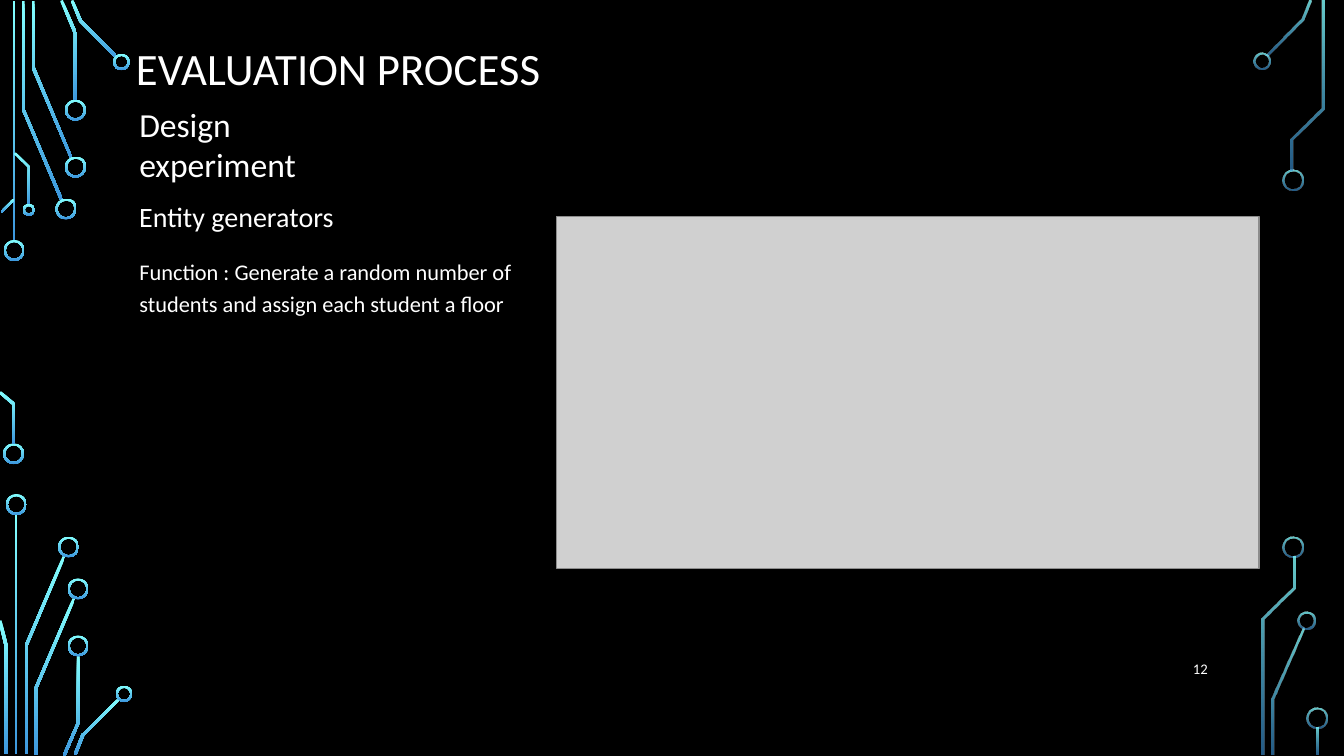
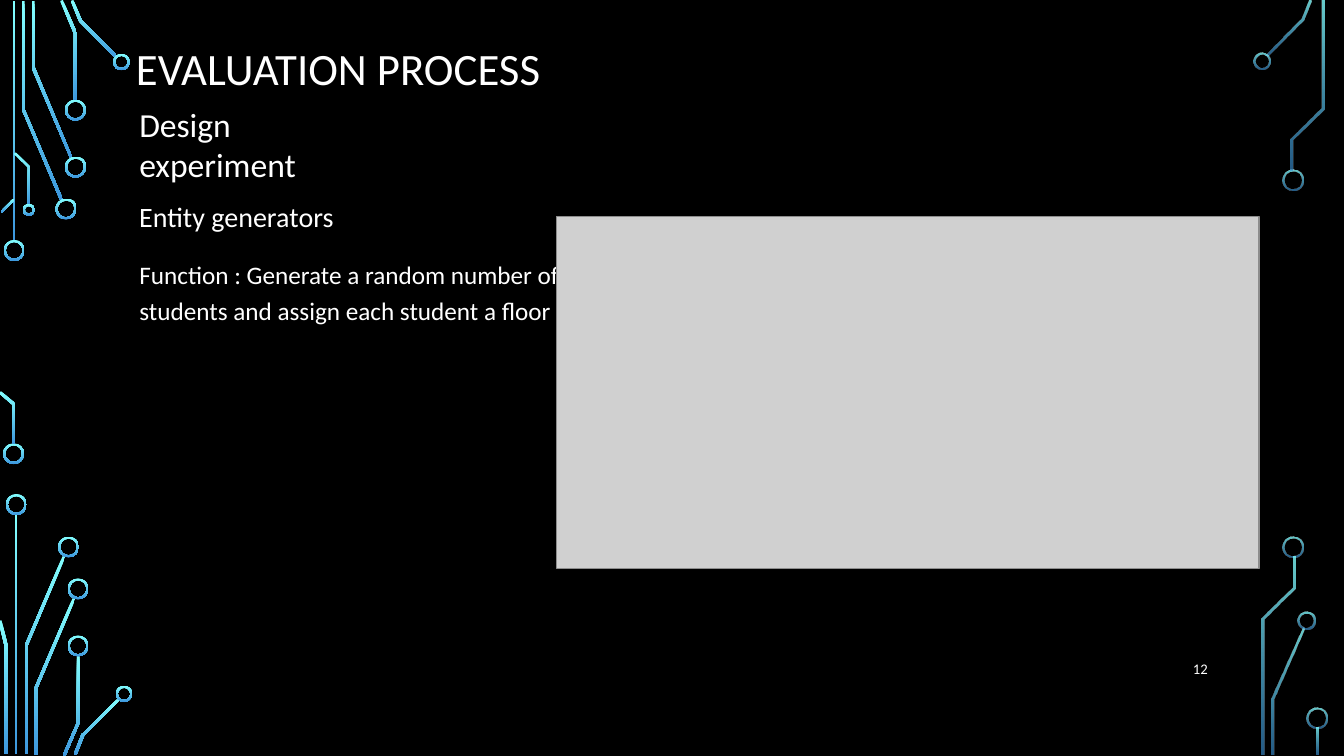
Before and after one commit to phangiaanh/Elevator-Simulation, a slide deck: slide 12 of SYSTEM PERFORMANCE EVALUATion.pptm. Drawn at 1344x756 pixels with LibreOffice and Linux fonts; fonts in the diff are those of the drawing; grey boxes stand for pictures; background and template pictures are left out. Boxes give left, top, right and bottom in pixels: in the first picture for what was removed or moved away, otherwise in the second. Text is boxed around its words. In the diff, an @@ line names an element or a change of style, - is before the commit and + after.

```diff
--- a/SYSTEM PERFORMANCE EVALUATion.pptm
+++ b/SYSTEM PERFORMANCE EVALUATion.pptm
@@ text "Function : Generate a random ..." at (139, 263, 559, 325): size 16 to 18 pt @@
```
Also in this commit, not shown: 2 other slides changed, 5 slides added, 1 slide removed.
